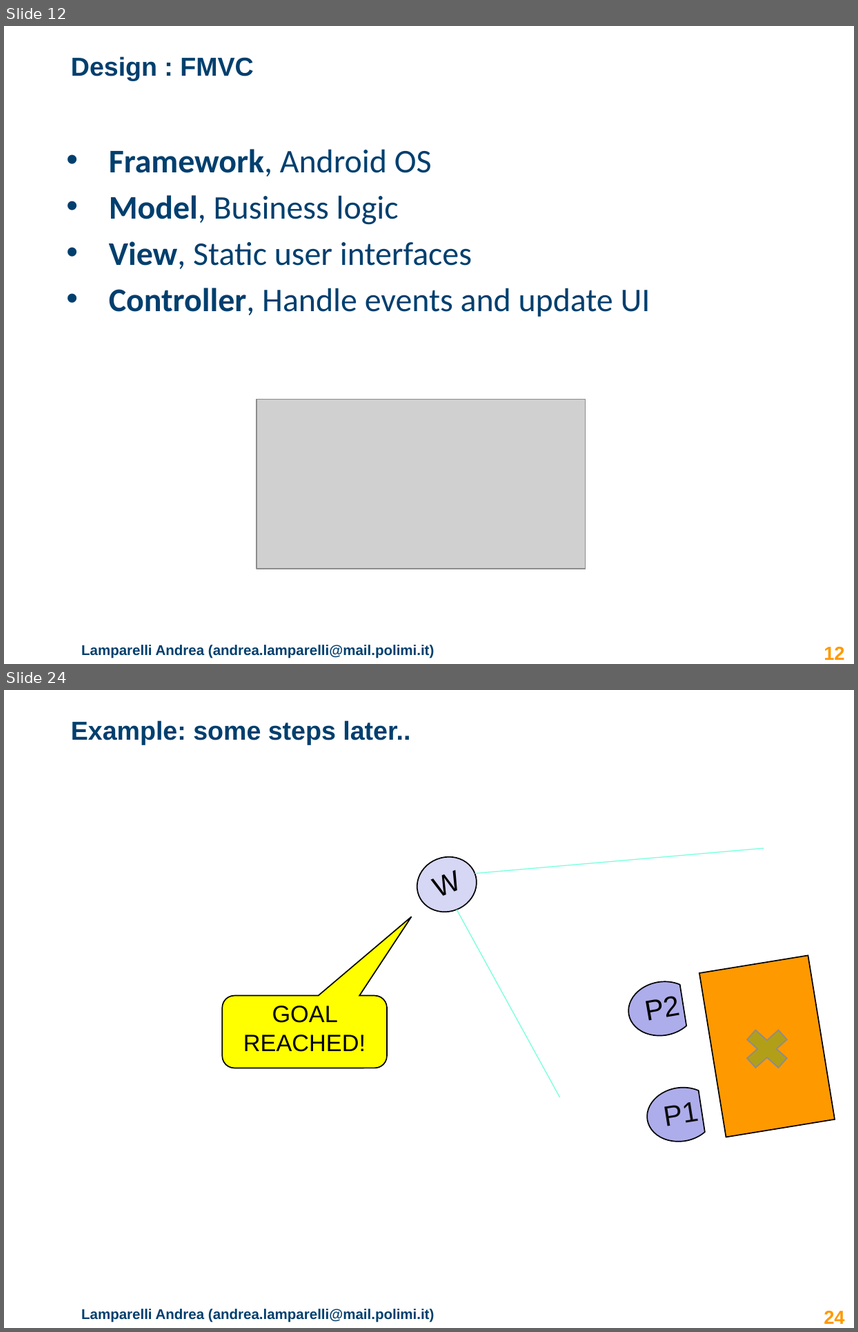
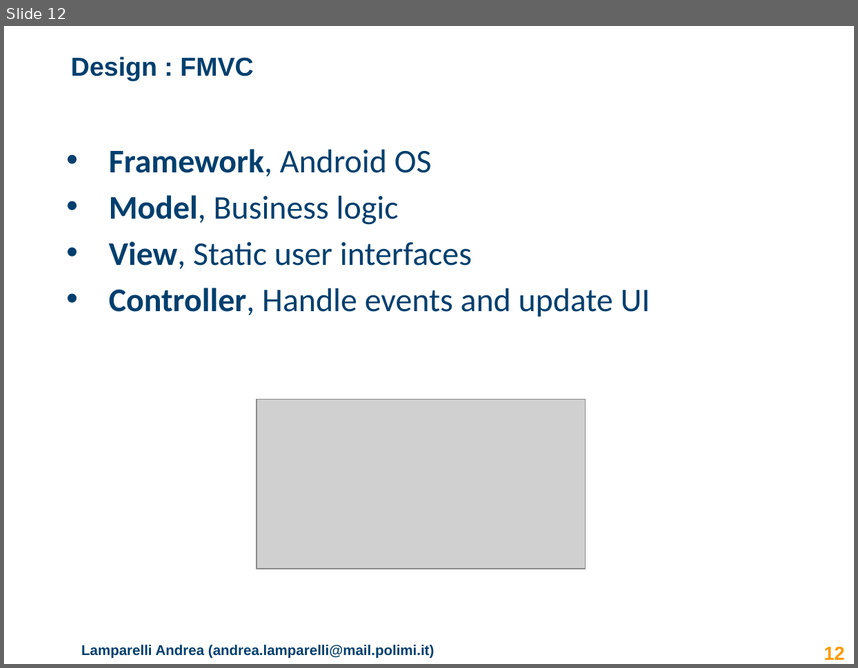
Before and after one commit to lampajr/QDocs, a slide deck: documentation/presentation_qdocs.pptx. Shown one above the other, each under a label of ours: slides 12 and 24 before the commit, slide 12 after it; the slides between them are not shown. The pictures are 858x1332 and 858x668 pixels, drawn with LibreOffice and Linux fonts; fonts in the diff are those of the drawing; grey boxes stand for pictures; background and template pictures are left out. Boxes give left, top, right and bottom in pixels: in the first picture for what was removed or moved away, otherwise in the second. Text is boxed around its words. In the diff, an @@ line names an element or a change of style, - is before the commit and + after.

```diff
--- a/documentation/presentation_qdocs.pptx
+++ b/documentation/presentation_qdocs.pptx
@@ slide 24 removed at bbox=[4, 690, 854, 1328], background #FFFFFF; not listed: 1 template element that a slide beside it also shows @@
@@ title removed at bbox=[71, 720, 410, 745] @@
-Example: some steps later..
@@ ellipse removed at bbox=[409, 848, 486, 921] @@
-W
@@ line removed from (475, 874) to (764, 848) @@
@@ line removed from (457, 909) to (560, 1097) @@
@@ rectangle removed at bbox=[700, 955, 835, 1136] @@
@@ chord (boxed as its full ellipse) removed at bbox=[625, 976, 701, 1041] @@
-P2
@@ rounded speech box removed at bbox=[223, 995, 388, 1067] @@
-GOAL REACHED!
@@ cross removed at bbox=[737, 1021, 797, 1076] @@
@@ chord (boxed as its full ellipse) removed at bbox=[643, 1083, 718, 1146] @@
-P1
@@ page number removed at bbox=[824, 1310, 844, 1323] @@
-24
```
Also in this commit, not shown: 2 slides changed, 9 slides added, 13 other slides removed.
